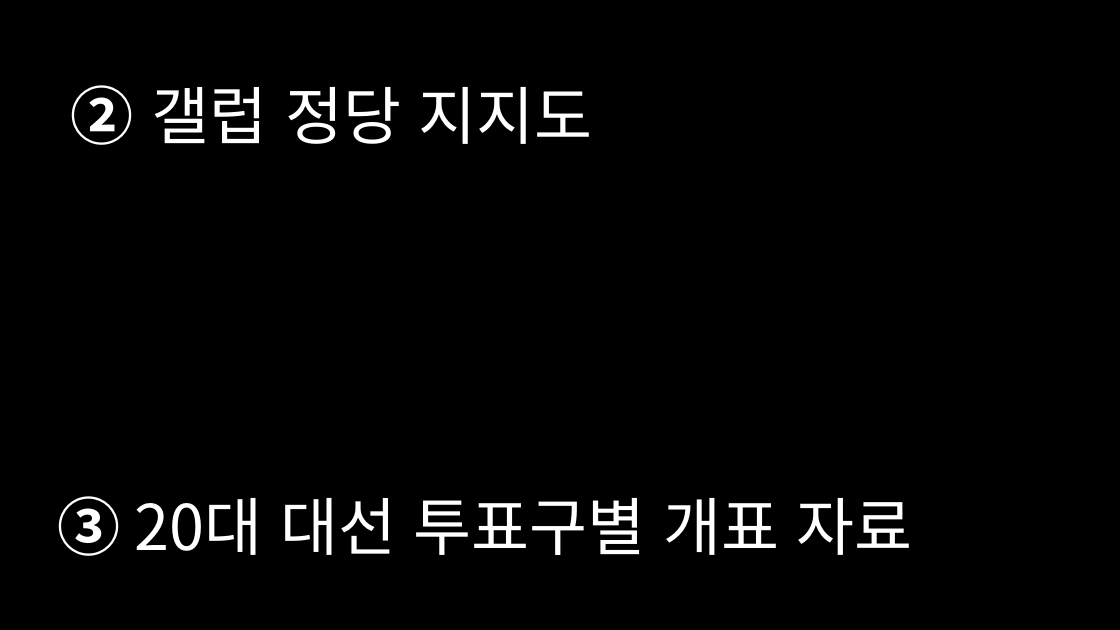
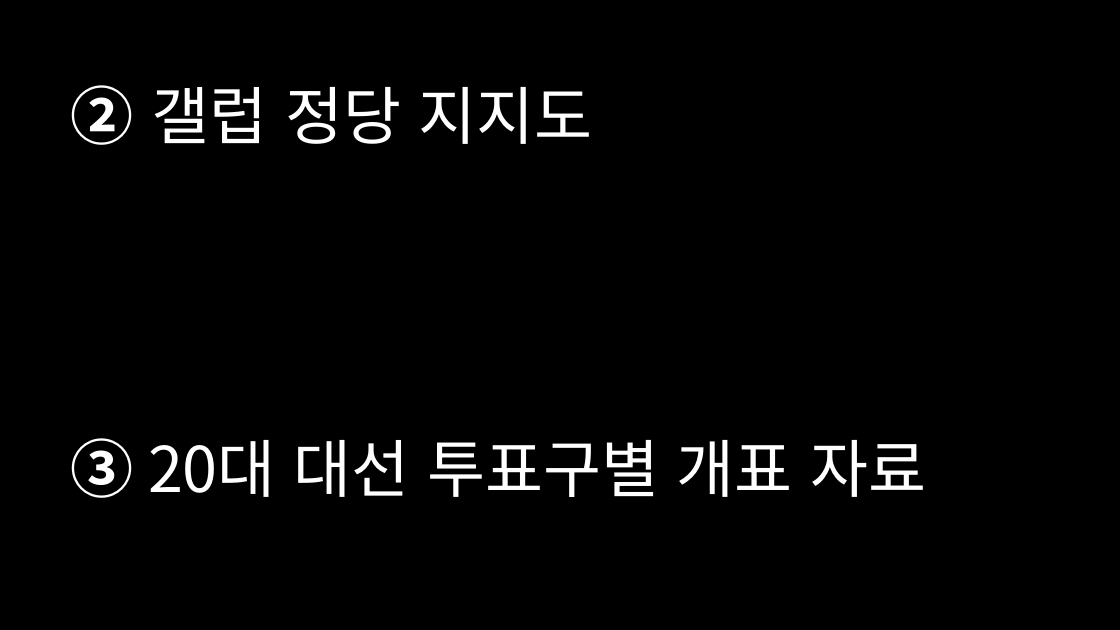
Before and after one commit to dschloe/streamlit-election-analysis, a slide deck: slide 13 of 프레젠테이션1.pptx. Drawn at 1120x630 pixels with LibreOffice and Linux fonts; fonts in the diff are those of the drawing. Boxes give left, top, right and bottom in pixels: in the first picture for what was removed or moved away, otherwise in the second. Text is boxed around its words. In the diff, an @@ line names an element or a change of style, - is before the commit and + after.

```diff
--- a/프레젠테이션1.pptx
+++ b/프레젠테이션1.pptx
@@ text "③ 20대 대선 투표구별 개표 ..." moved from (x1=57, y1=496, x2=913, y2=556) to (x1=71, y1=438, x2=926, y2=498) @@
```
Also in this commit, not shown: 2 other slides changed, 12 slides added, 14 other files.
